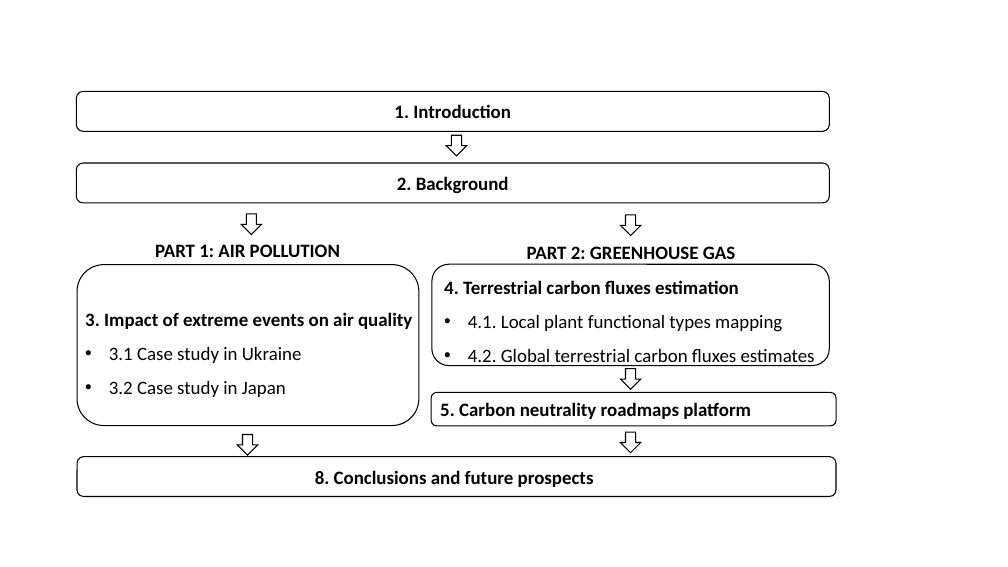
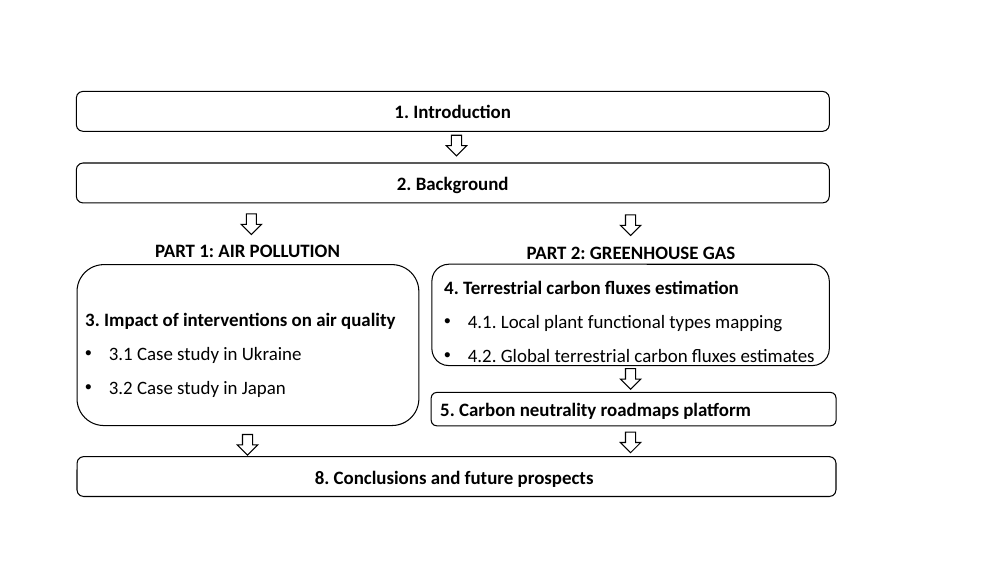
Before and after one commit to anhp95/thesis, a slide deck: slide 2 of ppt/chap1.pptx. Drawn at 1008x567 pixels with LibreOffice and Linux fonts; fonts in the diff are those of the drawing. Boxes give left, top, right and bottom in pixels: in the first picture for what was removed or moved away, otherwise in the second. Text is boxed around its words. In the diff, an @@ line names an element or a change of style, - is before the commit and + after.

```diff
--- a/ppt/chap1.pptx
+++ b/ppt/chap1.pptx
@@ text at <box>85,312,395,329</box>: text changed @@
-3. Impact of extreme events on air quality
+3. Impact of interventions on air quality
```
Also in this commit, not shown: 10 other files.
